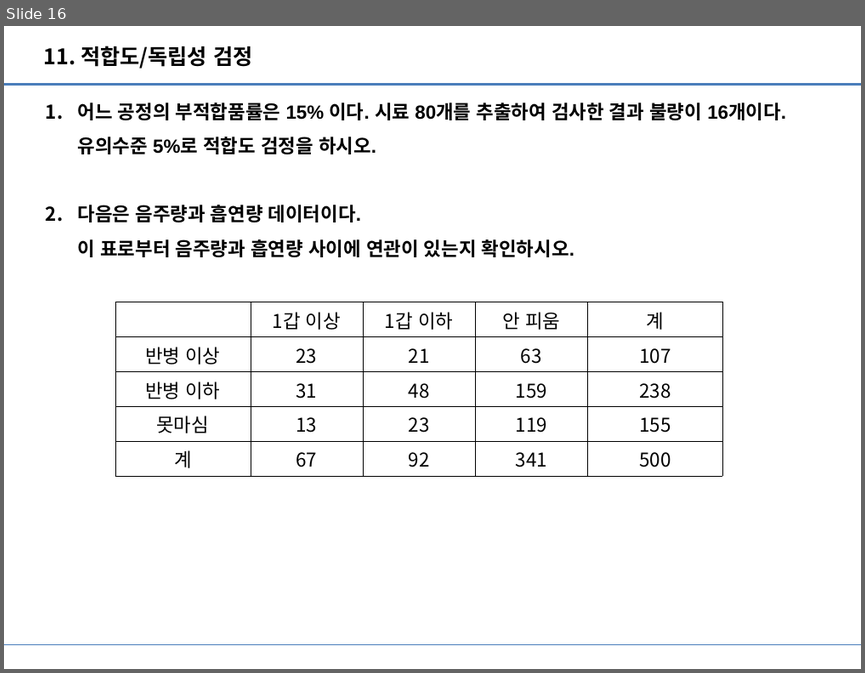
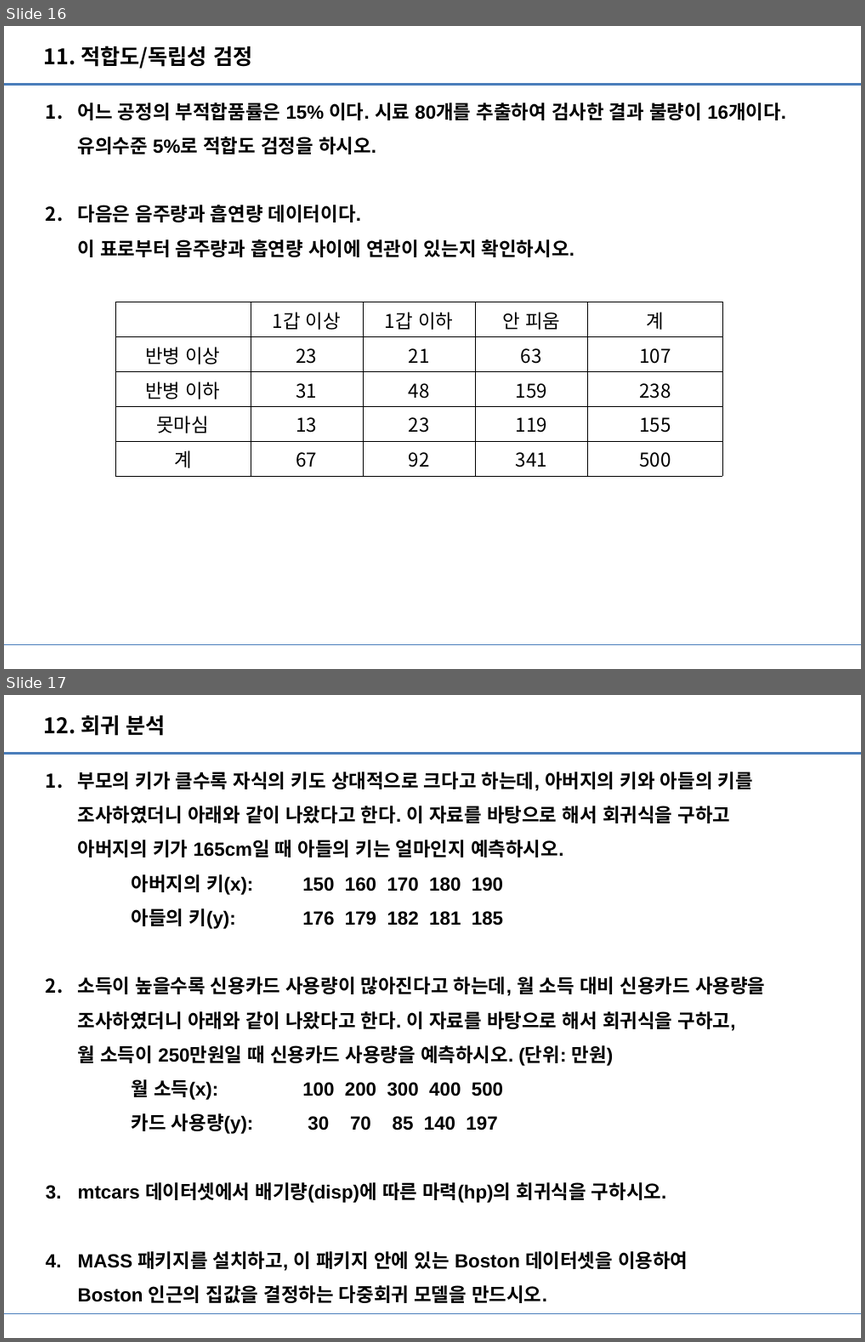
Before and after one commit to Heechul90/R-Statistics, a slide deck: Practice/연습문제 data/R 연습문제.pptx. Shown one above the other, each under a label of ours: slide 16 before the commit, slides 16 and 17 after it. The pictures are 865x673 and 865x1342 pixels, drawn with LibreOffice and Linux fonts; fonts in the diff are those of the drawing. Boxes give left, top, right and bottom in pixels: in the first picture for what was removed or moved away, otherwise in the second. Text is boxed around its words. In the diff, an @@ line names an element or a change of style, - is before the commit and + after.

```diff
--- a/Practice/연습문제 data/R 연습문제.pptx
+++ b/Practice/연습문제 data/R 연습문제.pptx
@@ slide 17 added at bbox=[4, 695, 861, 1338], background #FFFFFF; not listed: 2 template elements that a slide beside it also shows @@
@@ text added at bbox=[44, 715, 166, 736], 18 pt, text #000000, bold @@
+12. 회귀 분석
@@ text added at bbox=[78, 771, 765, 1303], 16 pt, text #000000, bold @@
+1. 부모의 키가 클수록 자식의 키도 상대적으로 크다고 하는데, 아버지의 키와 아들의 키를
+   조사하였더니 아래와 같이 나왔다고 한다. 이 자료를 바탕으로 해서 회귀식을 구하고
+   아버지의 키가 165cm일 때 아들의 키는 얼마인지 예측하시오.
+   아버지의 키(x): 150 160 170 180 190
+   아들의 키(y): 176 179 182 181 185
+2. 소득이 높을수록 신용카드 사용량이 많아진다고 하는데, 월 소득 대비 신용카드 사용량을
+   조사하였더니 아래와 같이 나왔다고 한다. 이 자료를 바탕으로 해서 회귀식을 구하고,
+   월 소득이 250만원일 때 신용카드 사용량을 예측하시오. (단위: 만원)
+   월 소득(x): 100 200 300 400 500
+   카드 사용량(y): 30 70 85 140 197
+3. mtcars 데이터셋에서 배기량(disp)에 따른 마력(hp)의 회귀식을 구하시오.
+4. MASS 패키지를 설치하고, 이 패키지 안에 있는 Boston 데이터셋을 이용하여
+   Boston 인근의 집값을 결정하는 다중회귀 모델을 만드시오.
```
Also in this commit, not shown: 9 other files.
